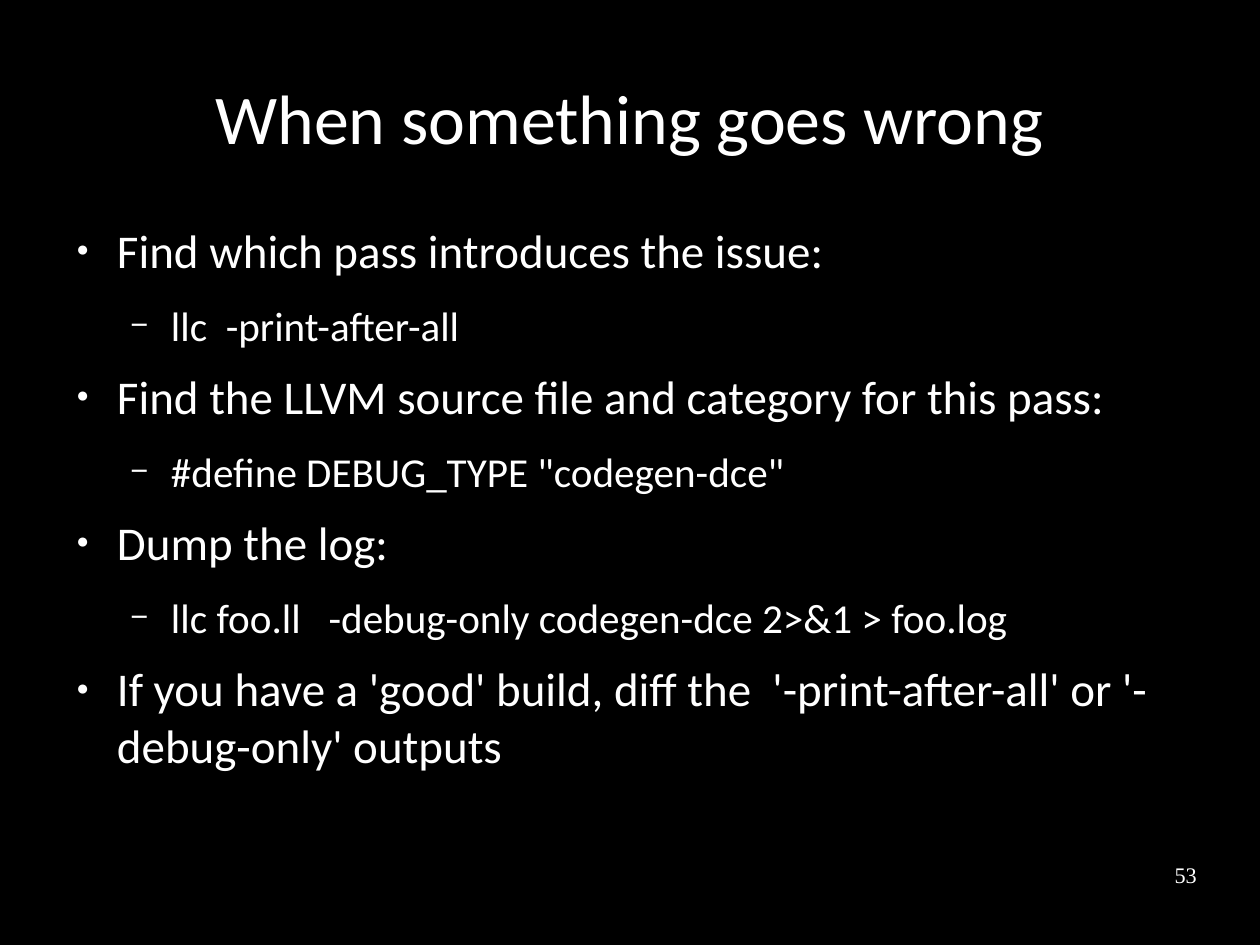
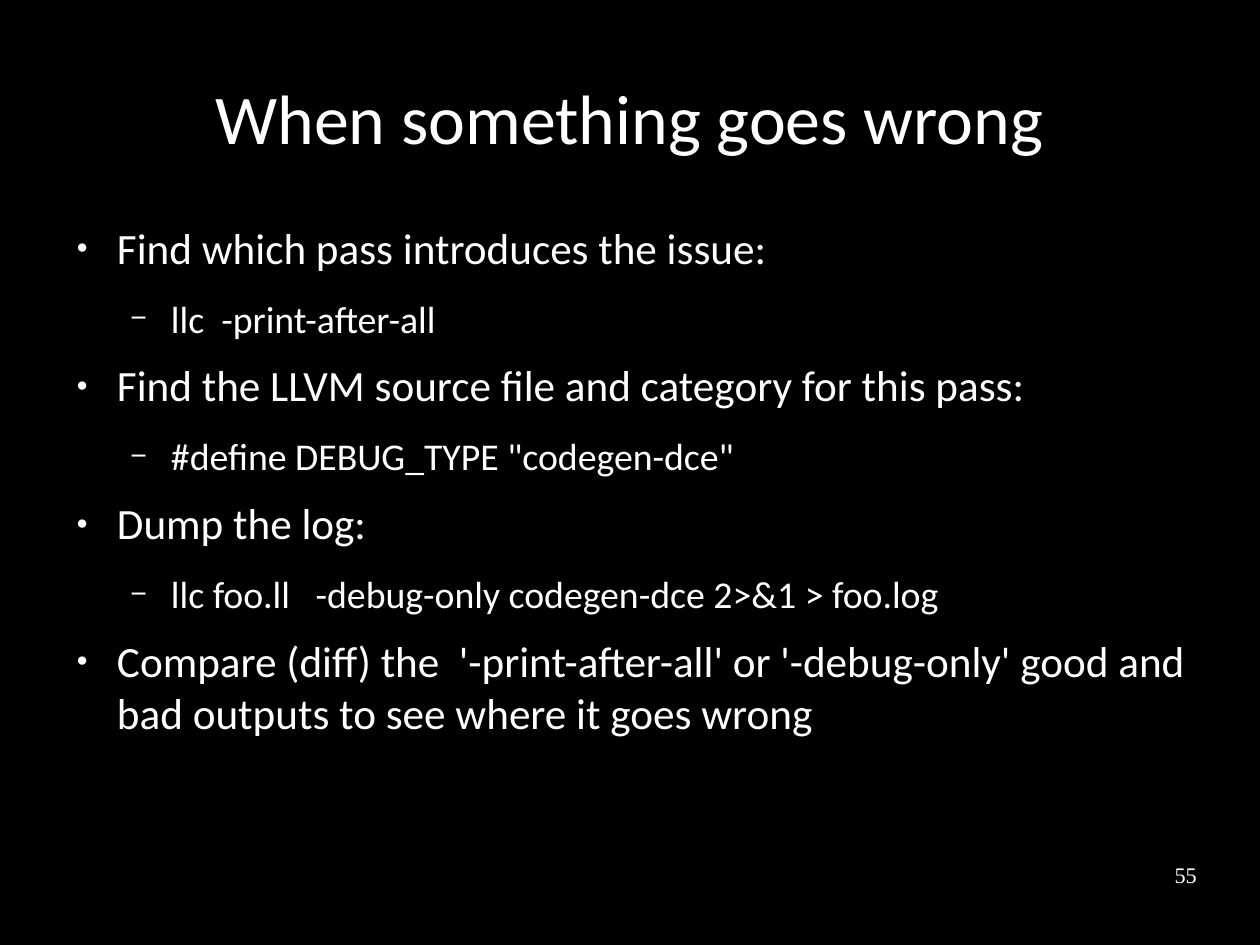
Before and after one commit to frasercrmck/llvm-leg, a slide deck: slide 55 of docs/Codeplay/Slides.odp (slide 53 before the commit). Drawn at 1260x945 pixels with LibreOffice and Linux fonts; fonts in the diff are those of the drawing. Boxes give left, top, right and bottom in pixels: in the first picture for what was removed or moved away, otherwise in the second. Text is boxed around its words. In the diff, an @@ line names an element or a change of style, - is before the commit and + after.

```diff
--- a/docs/Codeplay/Slides.odp
+++ b/docs/Codeplay/Slides.odp
@@ text at (x1=117, y1=234, x2=1024, y2=615): size 29.6 to 27.2 pt in "Find which pass introduces the issue:", "Find the LLVM source file and category ...", "Dump the log:"; size 25.9 to 23.8 pt in "llc -print-after-all", "#define DEBUG_TYPE "codegen-dce"", "llc foo.ll -debug-only codegen-dce 2>&1 > foo.log" @@
@@ text at (x1=117, y1=645, x2=1184, y2=737): text changed; size 29.6 to 27.2 pt @@
-● If you have a 'good' build, diff the '-print-after-all' or '-debug-only' outputs
+● Compare (diff) the '-print-after-all' or '-debug-only' good and bad outputs to see where it goes wrong
@@ page number at (x1=1175, y1=868, x2=1197, y2=884): text changed @@
-53
+55
```
Also in this commit, not shown: 33 other slides changed, 4 slides added, 1 slide removed.
